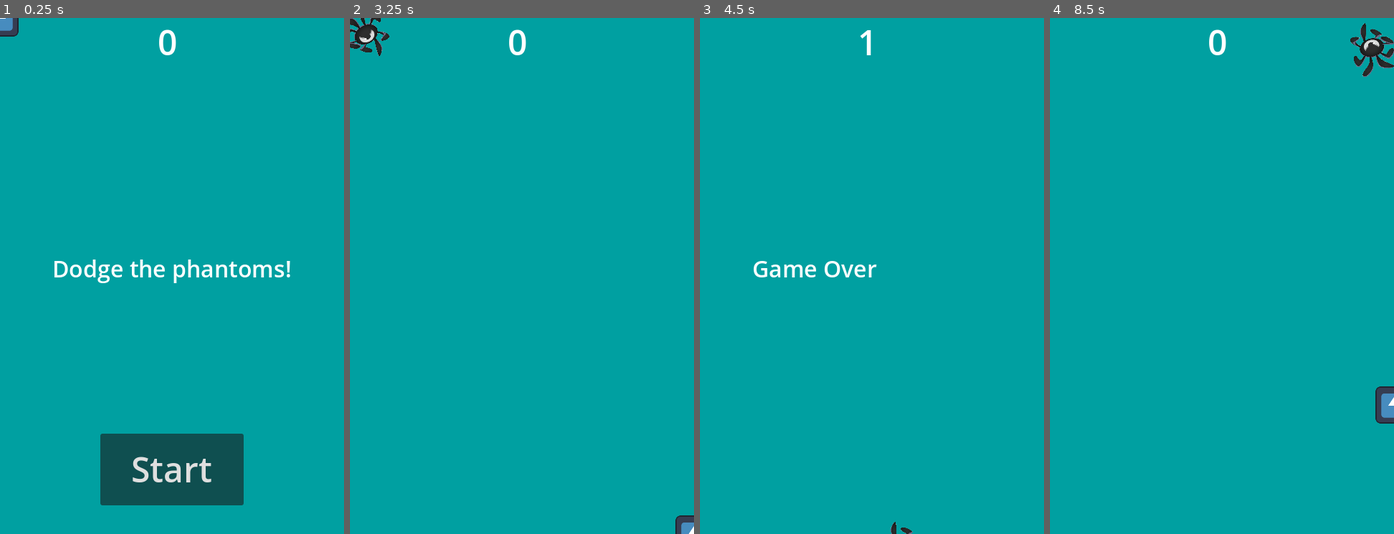
Above: before the commit, frames 1-4 (left to right).
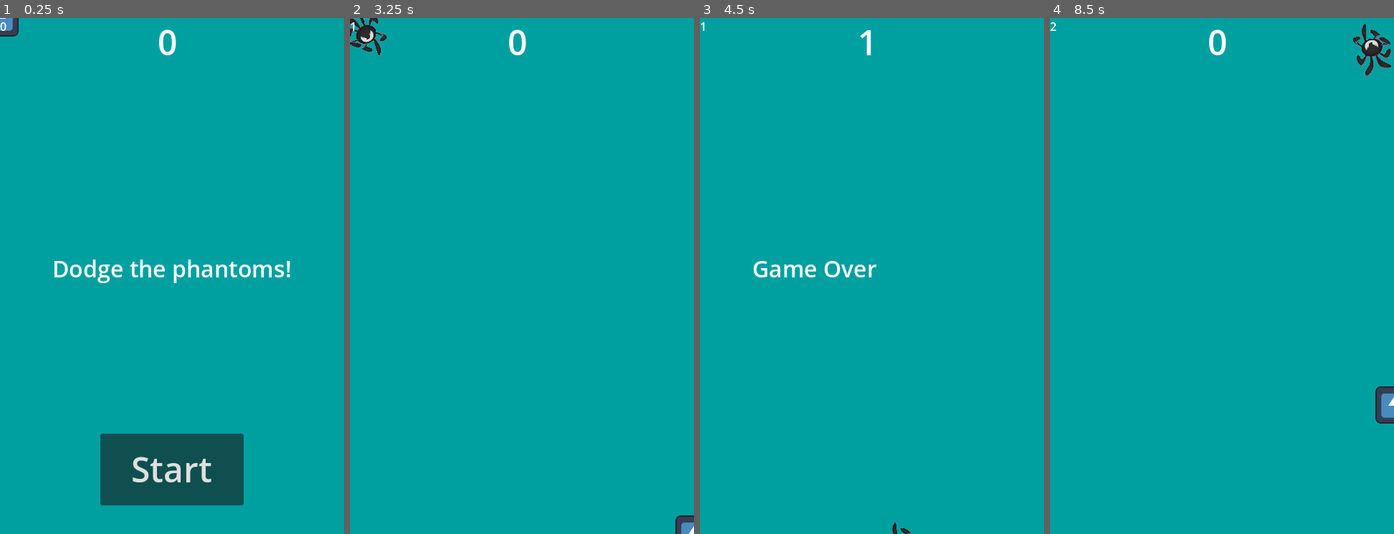
Above: after the commit, the same moments.

Repository: zacharyh9108/Dodgeball
Game: Godot game, scene res://main.tscn
Two runs of this game, one before a commit and one after it. Both use one fixed random seed, a clock stepped at 60 frames per second and the inputs below. The engine's default icon, where the game draws it, is replaced by a stand-in: a white triangle on a blue panel in a dark square.
Inputs:
- Up to frame 1 (0.25 s): no input
- Up to frame 2 (3.25 s): click "Start" at 0.5 s; tap Enter (start_game) at 1.25, 2.1 s; hold D (move_right) 1.28-2.03 s; hold Enter (start_game) 1.28-2.03 s; hold S (move_down) 2.03-2.78 s; hold D (move_right) from 2.78 s (still down); hold Enter (start_game) from 2.78 s (still down)
- Up to frame 3 (4.5 s): release D (move_right) at 3.53 s; release Enter (start_game) at 3.53 s; hold W (move_up) 3.53-4.28 s; tap Enter (start_game) at 3.6 s; hold A (move_left) from 4.28 s (still down); hold Enter (start_game) from 4.28 s (still down)
- Up to frame 4 (8.5 s): release Enter (start_game) at 5.03 s; tap Enter (start_game) at 5.1, 6.5, 7.35 s; release A (move_left) at 5.75 s; click "Start" at 5.75 s; hold S (move_down) 6.53-7.28 s; hold Enter (start_game) 6.53-7.28 s; hold D (move_right) 7.28-8.03 s; hold W (move_up) from 8.03 s (still down); hold Enter (start_game) from 8.03 s (still down)

The runs differ from the first frame. In frame 1, less than 0.1% of the frame differs, in the area x 0-2%, y 0-3%; in frame 2, 0.2%; in frame 3, less than 0.1%; in frame 4, 0.3%, in the area x 0-100%, y 0-12%.

Commit message:
Add files via upload
Created a counter for attempts and adjusted Player and Mob size for easier gameplay

Diff:
--- a/hud.gd
+++ b/hud.gd
@@ -36,3 +36,6 @@
 
 func _on_message_timer_timeout():
 	$Message.hide()
+
+func update_attempt(attempt):
+	$AttemptLabel.text = str(attempt)
--- a/hud.tscn
+++ b/hud.tscn
@@ -31,6 +31,12 @@
 theme_override_font_sizes/font_size = 32
 text = "Dodge the phantoms!"
 
+[node name="AttemptLabel" type="Label" parent="."]
+offset_right = 10.0
+offset_bottom = 23.0
+text = "0"
+metadata/_edit_use_anchors_ = true
+
 [node name="StartButton" type="Button" parent="."]
 custom_minimum_size = Vector2(200, 100)
 anchors_preset = 7
--- a/main.gd
+++ b/main.gd
@@ -2,6 +2,7 @@
 
 @export var mob_scene: PackedScene
 var score
+var attempt = 0
 
 # Called when the node enters the scene tree for the first time.
 func _ready():
@@ -20,6 +21,8 @@
 	$DeathSound.play()
 
 func new_game():
+	attempt += 1
+	$HUD.update_attempt(attempt)
 	score = 0
 	$Player.start($StartPosition.position)
 	$StartTimer.start()
--- a/mob.tscn
+++ b/mob.tscn
@@ -15,6 +15,7 @@
 }]
 
 [sub_resource type="RectangleShape2D" id="RectangleShape2D_3b2hk"]
+size = Vector2(13.8667, 19.2)
 
 [node name="Mob" type="RigidBody2D" groups=["mobs"]]
 collision_mask = 0
@@ -22,12 +23,13 @@
 script = ExtResource("1_qq405")
 
 [node name="AnimatedSprite2D" type="AnimatedSprite2D" parent="." groups=["mobs"]]
-scale = Vector2(0.2, 0.2)
+scale = Vector2(0.17, 0.196)
 sprite_frames = SubResource("SpriteFrames_h0lxh")
 metadata/_edit_group_ = true
 
 [node name="CollisionShape2D" type="CollisionShape2D" parent="." groups=["mobs"]]
-scale = Vector2(3.5, 3.5)
+position = Vector2(-1, 0.999999)
+scale = Vector2(3.75, 3.75)
 shape = SubResource("RectangleShape2D_3b2hk")
 metadata/_edit_group_ = true
 
